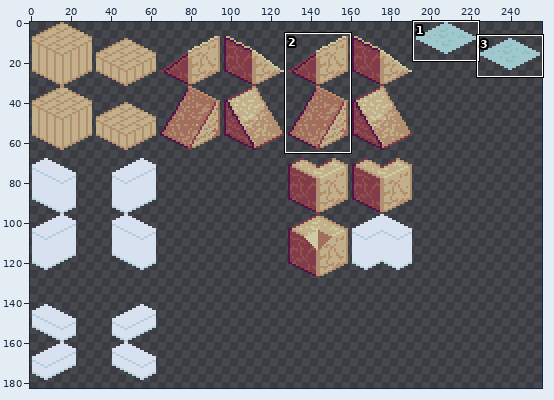
Pixel-art file: Wooft/Assets/Sprites/Wooft_Isometric_Tiles_Base.aseprite. Above, an overview of the earlier version with the close-up marked.
Close-up. As it was:
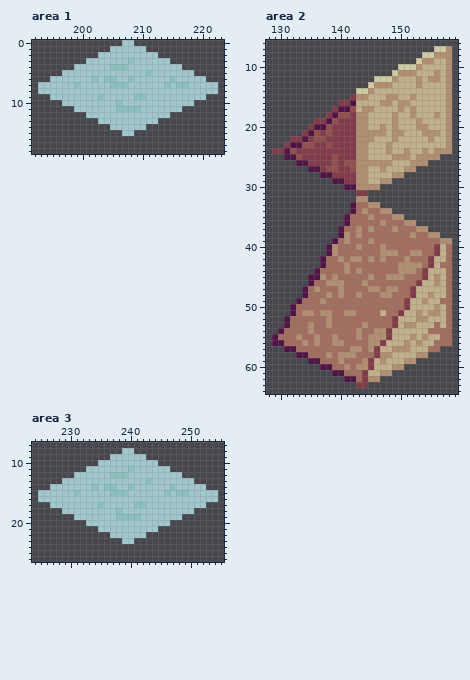
256x256 pixels, 1 frame. Shown: area 1: x 192..223, y 0..18; area 2: x 128..159, y 6..64; area 3: x 224..255, y 7..26. The wide view leaves out empty margins. The commit also changed other parts of the picture, which this record leaves out.
The result:
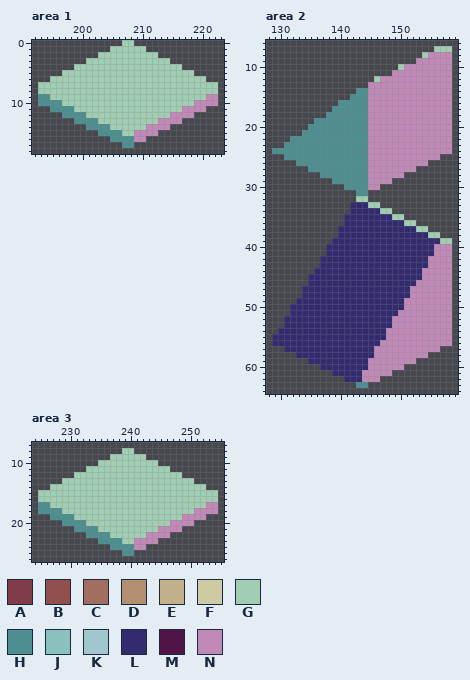
Palette (. is transparent): A #823b48  B #914f4d  C #a36e5d  D #b28f70  E #c1b089  F #cecaa1  G #a1ceb3  H #4d8f91  J #89c1be  K #a1c7ce  L #322b70  M #511447  N #c189b7
Change:
layer "Normal" now shown
Changed rows in their new state; - is an unchanged pixel.
Area 1, layer "Normal":
first column x 193:
 0 --------------GG--------------
 1 ------------GGGGGG------------
 2 ----------GGGGGGGGGG----------
 3 --------GGGGGGGGGGGGGG--------
 4 ------GGGGGGGGGGGGGGGGGG------
 5 ----GGGGGGGGGGGGGGGGGGGGGG----
 6 --GGGGGGGGGGGGGGGGGGGGGGGGGG--
 7 GGGGGGGGGGGGGGGGGGGGGGGGGGGGGG
 8 GGGGGGGGGGGGGGGGGGGGGGGGGGGGGG
 9 HHGGGGGGGGGGGGGGGGGGGGGGGGGGNN
10 HHHHGGGGGGGGGGGGGGGGGGGGGGNNNN
11 --HHHHGGGGGGGGGGGGGGGGGGNNNN--
12 ----HHHHGGGGGGGGGGGGGGNNNN----
13 ------HHHHGGGGGGGGGGNNNN------
14 --------HHHHGGGGGGNNNN--------
15 ----------HHHHGGNNNN----------
16 ------------HHHHNN------------
17 --------------HH--------------
Area 2, layer "Normal":
first column x 129:
 7 ---------------------------GGG
 8 -------------------------GNNNN
 9 ------------------------NNNNNN
10 ---------------------GNNNNNNNN
11 --------------------NNNNNNNNNN
12 -----------------GNNNNNNNNNNNN
13 ----------------NNNNNNNNNNNNNN
14 --------------HHNNNNNNNNNNNNNN
15 -------------HHHNNNNNNNNNNNNNN
16 -----------HHHHHNNNNNNNNNNNNNN
17 ----------HHHHHHNNNNNNNNNNNNNN
18 ---------HHHHHHHNNNNNNNNNNNNNN
19 -------HHHHHHHHHNNNNNNNNNNNNNN
20 ------HHHHHHHHHHNNNNNNNNNNNNNN
21 -----HHHHHHHHHHHNNNNNNNNNNNNNN
22 ---HHHHHHHHHHHHHNNNNNNNNNNNNNN
23 --HHHHHHHHHHHHHHNNNNNNNNNNNNNN
24 HHHHHHHHHHHHHHHHNNNNNNNNNNNNNN
25 --HHHHHHHHHHHHHHNNNNNNNNNNNN--
26 ----HHHHHHHHHHHHNNNNNNNNNN----
27 ------HHHHHHHHHHNNNNNNNN------
28 --------HHHHHHHHNNNNNN--------
29 ----------HHHHHHNNNN----------
30 ------------HHHHNN------------
31 --------------HH--------------
32 --------------GG--------------
33 -------------LLLGG------------
34 -------------LLLLLGG----------
35 ------------LLLLLLLLGG--------
36 ------------LLLLLLLLLLGG------
37 -----------LLLLLLLLLLLLLGG----
38 -----------LLLLLLLLLLLLLLLGG--
39 ----------LLLLLLLLLLLLLLLLLLGG
40 ---------LLLLLLLLLLLLLLLLLLNNN
41 ---------LLLLLLLLLLLLLLLLLLNNN
42 --------LLLLLLLLLLLLLLLLLLNNNN
43 --------LLLLLLLLLLLLLLLLLLNNNN
44 -------LLLLLLLLLLLLLLLLLLNNNNN
45 ------LLLLLLLLLLLLLLLLLLLNNNNN
46 ------LLLLLLLLLLLLLLLLLLNNNNNN
47 -----LLLLLLLLLLLLLLLLLLNNNNNNN
48 -----LLLLLLLLLLLLLLLLLLNNNNNNN
49 ----LLLLLLLLLLLLLLLLLLNNNNNNNN
50 ---LLLLLLLLLLLLLLLLLLLNNNNNNNN
51 ---LLLLLLLLLLLLLLLLLLNNNNNNNNN
52 --LLLLLLLLLLLLLLLLLLNNNNNNNNNN
53 --LLLLLLLLLLLLLLLLLLNNNNNNNNNN
54 -LLLLLLLLLLLLLLLLLLNNNNNNNNNNN
55 LLLLLLLLLLLLLLLLLLLNNNNNNNNNNN
56 LLLLLLLLLLLLLLLLLLNNNNNNNNNNNN
57 --LLLLLLLLLLLLLLLNNNNNNNNNNN--
58 ----LLLLLLLLLLLLLNNNNNNNNN----
59 ------LLLLLLLLLLNNNNNNNN------
60 --------LLLLLLLLNNNNNN--------
61 ----------LLLLLNNNNN----------
62 ------------LLLNNN------------
63 --------------HH--------------
Area 3, layer "Normal":
first column x 225:
 8 --------------GG--------------
 9 ------------GGGGGG------------
10 ----------GGGGGGGGGG----------
11 --------GGGGGGGGGGGGGG--------
12 ------GGGGGGGGGGGGGGGGGG------
13 ----GGGGGGGGGGGGGGGGGGGGGG----
14 --GGGGGGGGGGGGGGGGGGGGGGGGGG--
15 GGGGGGGGGGGGGGGGGGGGGGGGGGGGGG
16 GGGGGGGGGGGGGGGGGGGGGGGGGGGGGG
17 HHGGGGGGGGGGGGGGGGGGGGGGGGGGNN
18 HHHHGGGGGGGGGGGGGGGGGGGGGGNNNN
19 --HHHHGGGGGGGGGGGGGGGGGGNNNN--
20 ----HHHHGGGGGGGGGGGGGGNNNN----
21 ------HHHHGGGGGGGGGGNNNN------
22 --------HHHHGGGGGGNNNN--------
23 ----------HHHHGGNNNN----------
24 ------------HHHHNN------------
25 --------------HH--------------
Pixel boxes of the changes (left, top, right, bottom) in both close-ups:
changed: (38, 40, 218, 148)
changed: (272, 46, 452, 388)
changed: (38, 448, 218, 556)
